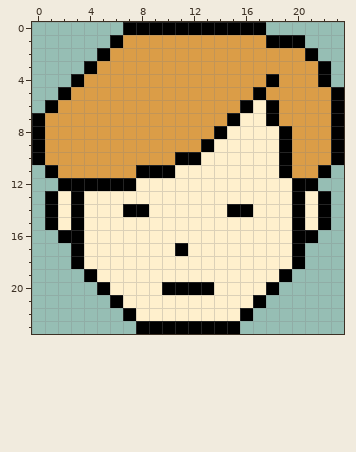
A pixel-art sprite gets an edit: game/images/danCHIBI.png. Above: the version before the commit.
The file is 24x24 pixels. Colours within 5 levels of each other are drawn and written as one.
And afterwards:
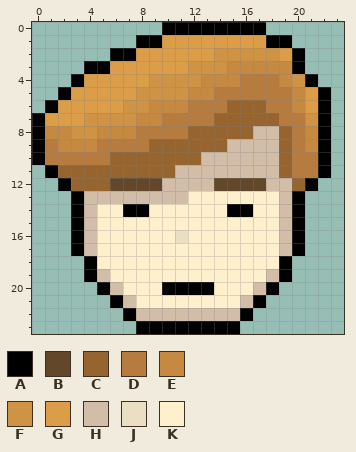
Palette (. is transparent): A #000000  B #62472b  C #96642f  D #b67c3f  E #c58942  F #cf9345  G #db9d47  H #d2bda8  J #eadec3  K #fff0cd
Change:
@@ x 0..23 @@
- 0 .......AAAAAAAAAAA......
- 1 ......AGGGGGGGGGGGAAA...
- 2 .....AGGGGGGGGGGGGGGGA..
- 3 ....AGGGGGGGGGGGGGGGGGA.
- 4 ...AGGGGGGGGGGGGGGAGGGA.
- 5 ..AGGGGGGGGGGGGGGAGGGGGA
- 6 .AGGGGGGGGGGGGGGAKAGGGGA
- 7 AGGGGGGGGGGGGGGAKKAGGGGA
- 8 AGGGGGGGGGGGGGAKKKKAGGGA
- 9 AGGGGGGGGGGGGAKKKKKAGGGA
-10 AGGGGGGGGGGAAKKKKKKAGGGA
-11 .AGGGGGGAAAKKKKKKKKAGGA.
-12 ..AAAAAAKKKKKKKKKKKKAA..
-13 .AKAKKKKKKKKKKKKKKKKAKA.
-14 .AKAKKKAAKKKKKKAAKKKAKA.
-15 .AKAKKKKKKKKKKKKKKKKAKA.
-16 ..AAKKKKKKKKKKKKKKKKAA..
-17 ...AKKKKKKKAKKKKKKKKA...
-18 ...AKKKKKKKKKKKKKKKKA...
-19 ....AKKKKKKKKKKKKKKA....
-20 .....AKKKKAAAAKKKKA.....
-21 ......AKKKKKKKKKKA......
-22 .......AKKKKKKKKA.......
+ 0 ..........AAAAAAAA......
+ 1 ........AAGGGGGGGGAA....
+ 2 ......AAGGGGGGFFFFFGA...
+ 3 ....AAGGGGGGFFFEEEEEA...
+ 4 ...AGGGGGFFFFEEEDDDEFA..
+ 5 ..AGGGGGFFFFEEDDDDDDEGA.
+ 6 .AGGGGGFFEEEDDDCCCDDEGA.
+ 7 AGGGFFFFEEDDDDCCCCCDDFA.
+ 8 AEEFFEEEDDDDCCCCCHHCDEA.
+ 9 ADEEEDDDDCCCCCCHHHHCDEA.
+10 ADDDDDCCCCCCCHHHHHHCDDA.
+11 .ACCCCCCCCCHHHHHHHHCDDA.
+12 ..ACCCBBBBHHHHBBBBHHCA..
+13 ...AHHHHHHHHKKKKKKKHA...
+14 ...AHKKAAKKKKKKAAKKHA...
+15 ...AHKKKKKKKKKKKKKKHA...
+16 ...AHKKKKKKJKKKKKKKHA...
+17 ...AHKKKKKKKKKKKKKKHA...
+18 ....AKKKKKKKKKKKKKKA....
+19 ....AHKKKKKKKKKKKKHA....
+20 .....AHKKKAAAAKKKHA.....
+21 ......AHKKKKKKKKHA......
+22 .......AHHHHHHHHA.......
 23 ........AAAAAAAA........
